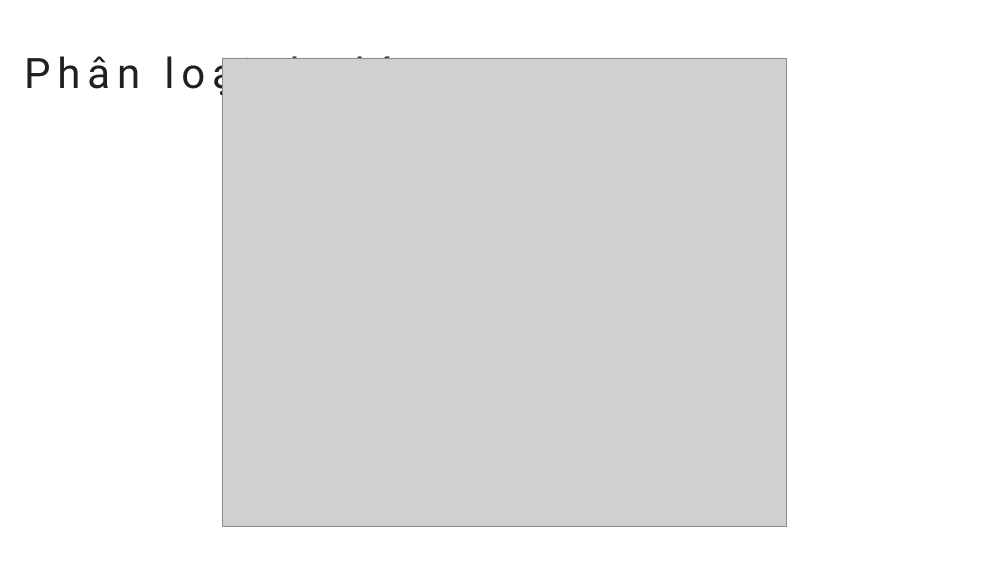
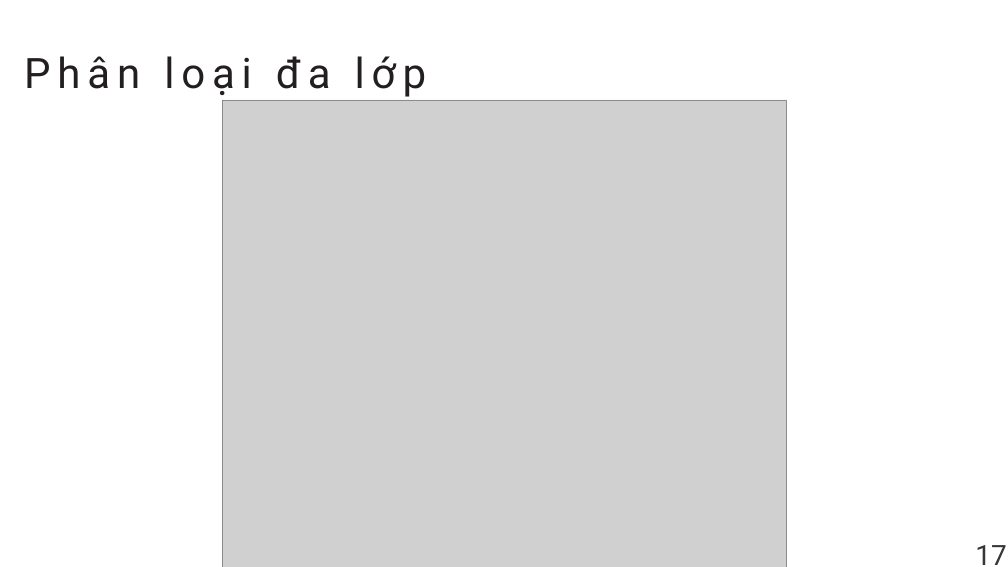
Before and after one commit to NghiaVNM/ML---DGA-Based-Botnet-Evasion, a slide deck: slide 22 of Midterm.pptx. Drawn at 1008x567 pixels with LibreOffice and Linux fonts; fonts in the diff are those of the drawing; grey boxes stand for pictures. Boxes give left, top, right and bottom in pixels: in the first picture for what was removed or moved away, otherwise in the second. Text is boxed around its words. In the diff, an @@ line names an element or a change of style, - is before the commit and + after.

```diff
--- a/Midterm.pptx
+++ b/Midterm.pptx
@@ picture: place and size @@
-picture at <box>222,58,786,526</box>
+picture at <box>222,100,786,567</box>
@@ text added at <box>975,545,1006,565</box>, 40 pt, text #363636 @@
+17
```
Also in this commit, not shown: 23 other slides changed, 6 slides added, 5 slides removed.
